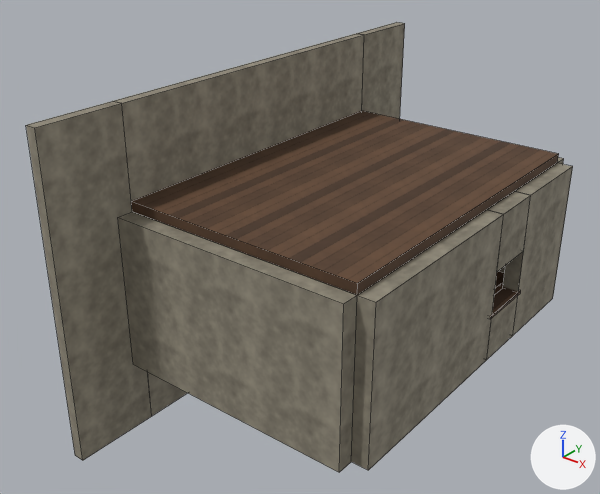
An edit to the Blender file projects/hichaukitoden-game/assets/authoring/environments/passage_house_room3.blend, drawn before and after from the same camera.
Before and after are seen from a camera (50 mm lens) standing at (14.3, -18.69, 13.23) and looking at (0.26, -1.14, 2.35). The lights are fixed; the arrows at lower right show +X, +Y and +Z. The older version comes first. Mesh edges are drawn as thin lines.

In view in the first picture: 'back_wall_left', 'back_wall_over_window', 'back_wall_right', 'back_wall_under_window', 'ceiling', 'proscenium_head', 'proscenium_left', 'proscenium_right', 'proscenium_sill', 'side_wall_0', 'side_wall_1' and 2 more.
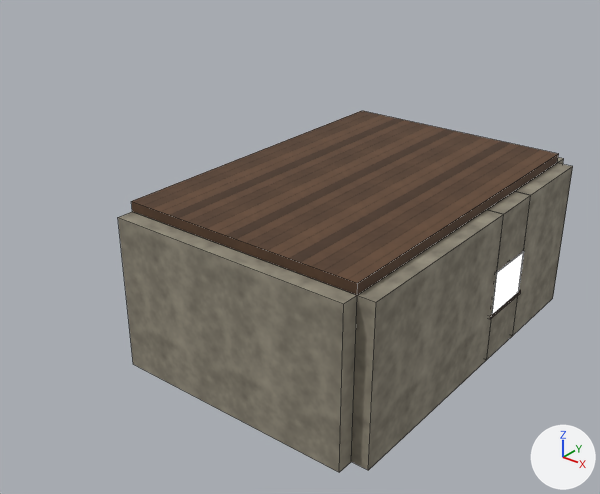
Diff of the bpy script that builds the scene:
```diff
--- a/projects/hichaukitoden-game/assets/authoring/environments/passage_house_room3.blend.py
+++ b/projects/hichaukitoden-game/assets/authoring/environments/passage_house_room3.blend.py
@@ img_roughness_png_001 @@
-img_roughness_png_001 = load_image('roughness.png.001', '../../materials/rough_limestone/roughness.png', 512, 512, 'Non-Color')
+img_roughness_png_001 = load_image('roughness.png.001', '../../materials/old_limestone/roughness.png', 512, 512, 'Non-Color')
@@ img_height_png_001 @@
-img_height_png_001 = load_image('height.png.001', '../../materials/rough_limestone/height.png', 512, 512, 'Non-Color')
+img_height_png_001 = load_image('height.png.001', '../../materials/old_limestone/height.png', 512, 512, 'Non-Color')
@@ mat_sr_old_limestone @@
 n3 = _N.new('ShaderNodeMapping'); n3.name = 'Mapping'
-n3.inputs[3].default_value = (0.4, 0.4, 0.4)  # 'Scale'
+n3.inputs[3].default_value = (0.333, 0.333, 0.333)  # 'Scale'
 n4 = _N.new('ShaderNodeTexImage'); n4.name = 'Image Texture'
-n4.image = img_albedo_png_002
+n4.image = img_albedo_png_001
 n4.projection = 'BOX'
@@ mat_sr_old_limestone @@
 n5 = _N.new('ShaderNodeTexImage'); n5.name = 'Image Texture.001'
-n5.image = img_roughness_png_002
+n5.image = img_roughness_png_001
 n5.projection = 'BOX'
@@ mat_sr_old_limestone @@
 n7 = _N.new('ShaderNodeTexImage'); n7.name = 'Image Texture.002'
-n7.image = img_height_png_002
+n7.image = img_height_png_001
 n7.projection = 'BOX'
@@ me_back_wall_left_mesh @@
 me_back_wall_left_mesh.from_pydata(...)  # 8 vertices, 6 faces; spans x -0.25..0.25, y -3.05..3.05, z -2.33..2.33
-me_back_wall_left_mesh.materials.append(mat_sr_rough_limestone)
+me_back_wall_left_mesh.materials.append(mat_sr_old_limestone)
@@ me_back_wall_right_mesh @@
 me_back_wall_right_mesh.from_pydata(...)  # 8 vertices, 6 faces; spans x -0.25..0.25, y -1.5..1.5, z -2.33..2.33
-me_back_wall_right_mesh.materials.append(mat_sr_rough_limestone)
+me_back_wall_right_mesh.materials.append(mat_sr_old_limestone)
@@ me_back_wall_under_window_mesh @@
 me_back_wall_under_window_mesh.from_pydata(...)  # 8 vertices, 6 faces; spans x -0.25..0.25, y -0.85..0.85, z -0.75..0.75
-me_back_wall_under_window_mesh.materials.append(mat_sr_rough_limestone)
+me_back_wall_under_window_mesh.materials.append(mat_sr_old_limestone)
@@ me_back_wall_over_window_mesh @@
 me_back_wall_over_window_mesh.from_pydata(...)  # 8 vertices, 6 faces; spans x -0.25..0.25, y -0.85..0.85, z -0.88..0.88
-me_back_wall_over_window_mesh.materials.append(mat_sr_rough_limestone)
+me_back_wall_over_window_mesh.materials.append(mat_sr_old_limestone)
@@ me_side_wall_0_mesh @@
 me_side_wall_0_mesh.from_pydata(...)  # 8 vertices, 6 faces; spans x -3.7..3.7, y -0.25..0.25, z -2.33..2.33
-me_side_wall_0_mesh.materials.append(mat_sr_rough_limestone)
+me_side_wall_0_mesh.materials.append(mat_sr_old_limestone)
@@ me_side_wall_1_mesh @@
 me_side_wall_1_mesh.from_pydata(...)  # 8 vertices, 6 faces; spans x -3.7..3.7, y -0.25..0.25, z -2.33..2.33
-me_side_wall_1_mesh.materials.append(mat_sr_rough_limestone)
+me_side_wall_1_mesh.materials.append(mat_sr_old_limestone)
@@ ob_proscenium_left @@
-ob_proscenium_left = bpy.data.objects.new('proscenium_left', me_proscenium_left_mesh)
@@ ob_proscenium_right @@
-ob_proscenium_right = bpy.data.objects.new('proscenium_right', me_proscenium_right_mesh)
@@ ob_proscenium_head @@
-ob_proscenium_head = bpy.data.objects.new('proscenium_head', me_proscenium_head_mesh)
@@ ob_proscenium_sill @@
-ob_proscenium_sill = bpy.data.objects.new('proscenium_sill', me_proscenium_sill_mesh)
@@ ob_window_daylight @@
+ob_window_daylight = bpy.data.objects.new('window_daylight', me_window_daylight_mesh)  # a box spanning x -0.03..0.03, y -0.85..0.85, z -0.7..0.7; in mat_sr_window_daylight (white #f6f9ff, glowing white #f6f9ff)
+ob_window_daylight.parent = ob_passage_house_room3
+ob_window_daylight.location = (5.747, 1.55, 1.85)
```

Boxes (x1, y1, x2, y2) around the edits, measured in the pictures (600 x 494 px):
'proscenium_left', deleted
    before: (26, 101, 152, 460)
'proscenium_head', deleted (brown)
    before: (114, 33, 364, 201)
'proscenium_right', deleted
    before: (357, 22, 405, 119)
'window_daylight', added
    after: (492, 251, 524, 314)
'proscenium_sill', deleted
    before: (148, 372, 187, 416)
'side_wall_1', surface changed, recoloured
    both: (498, 157, 561, 273)
